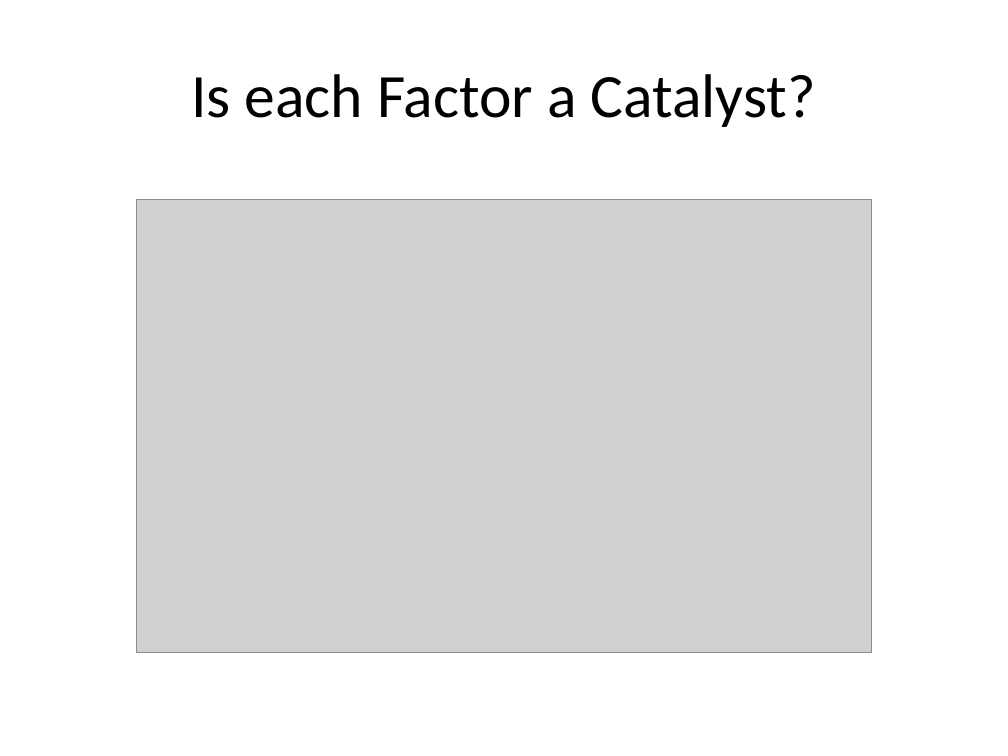
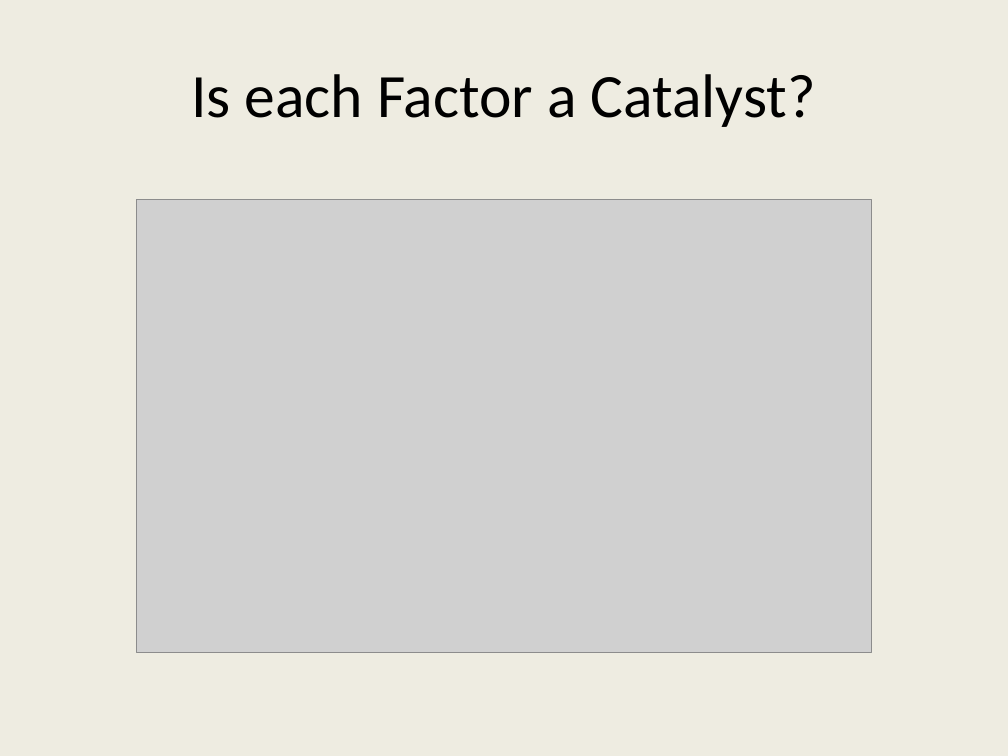
Before and after one commit to ishgupta/National-Longitudinal-Mortality-Study-, a slide deck: slide 5 of output/Suicidal Catalysts.pptx (slide 4 before the commit). Drawn at 1008x756 pixels with LibreOffice and Linux fonts; fonts in the diff are those of the drawing; grey boxes stand for pictures. Boxes give left, top, right and bottom in pixels: in the first picture for what was removed or moved away, otherwise in the second. Text is boxed around its words. In the diff, an @@ line names an element or a change of style, - is before the commit and + after.

```diff
--- a/output/Suicidal Catalysts.pptx
+++ b/output/Suicidal Catalysts.pptx
@@ background #FFFFFF to #EEECE1 @@
```
Also in this commit, not shown: 7 other slides changed, 16 slides added, 3 slides removed, 1 other file.
